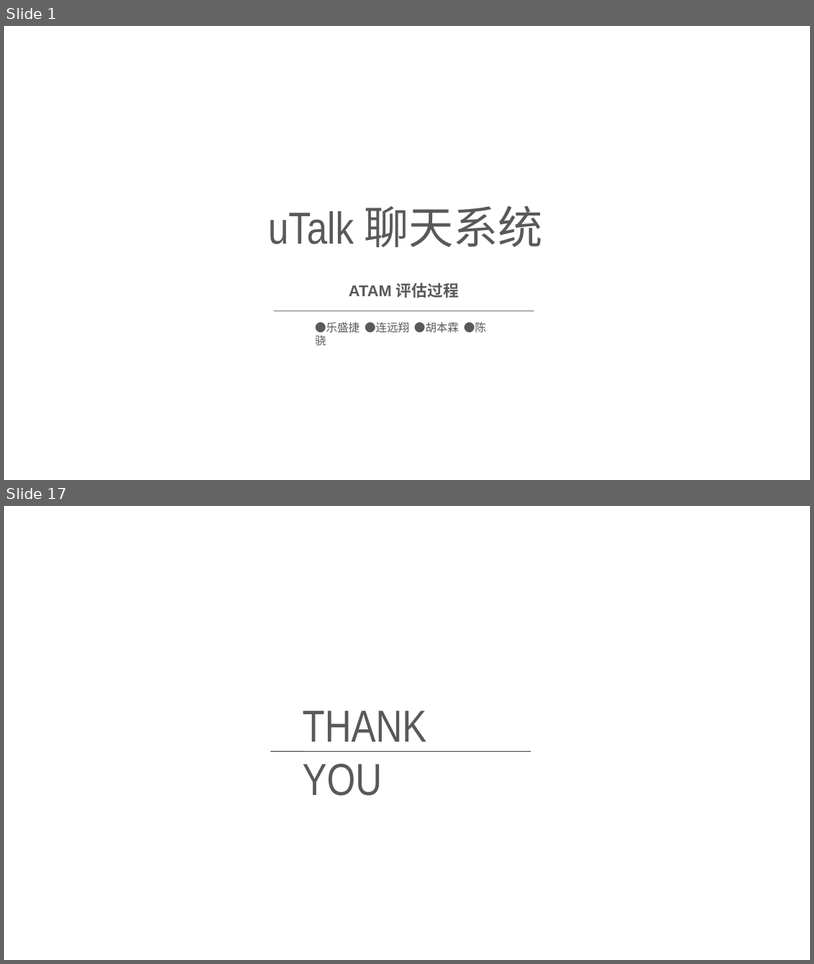
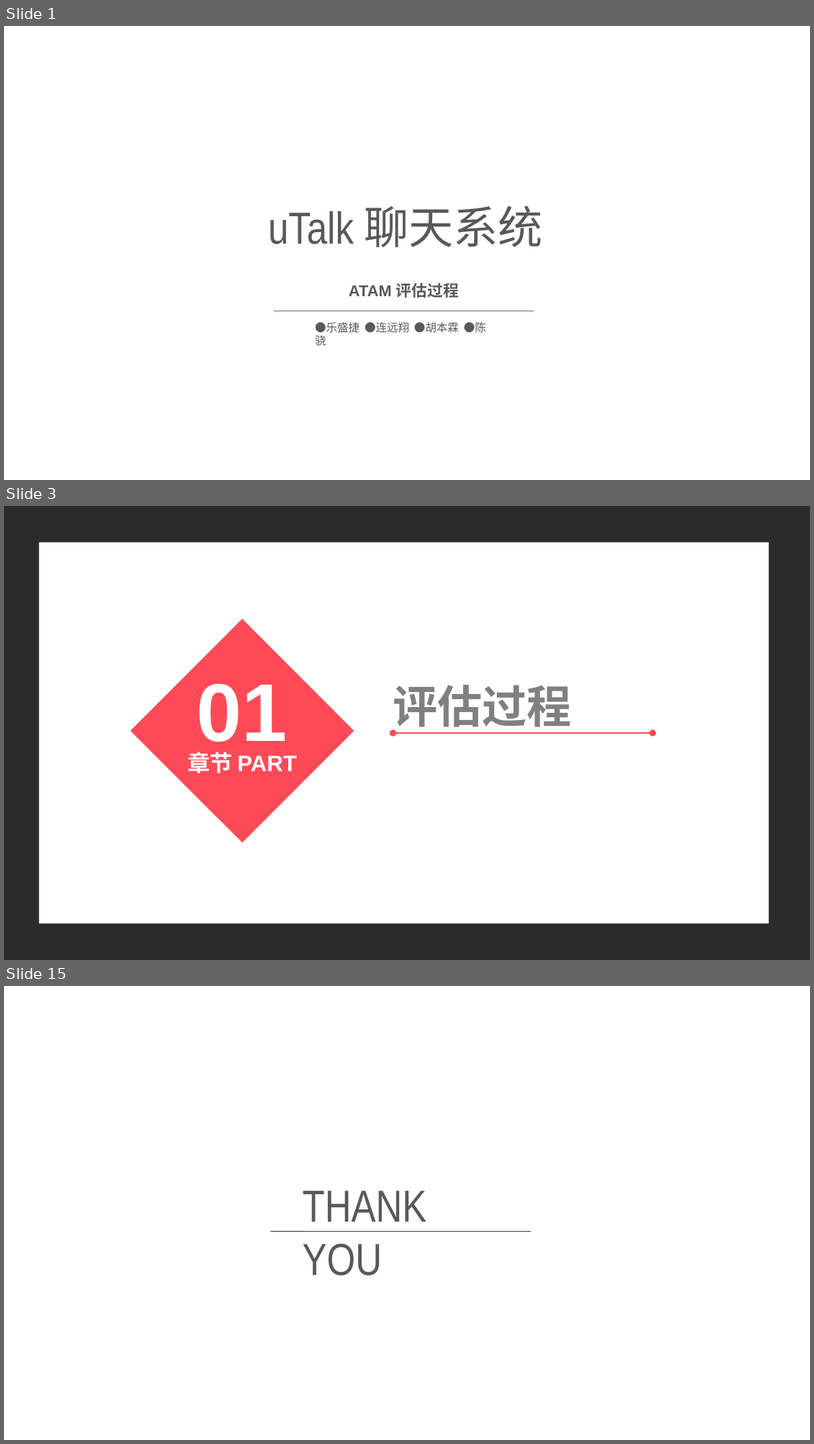
Before and after one commit to Almarduke/ArchitectureBigHomework, a slide deck: PPT/ATAM演示.pptx. Shown one above the other, each under a label of ours: slides 1 and 17 before the commit, slides 1, 3 and 15 after it; the slides between them are not shown. The pictures are 814x964 and 814x1444 pixels, drawn with LibreOffice and Linux fonts; fonts in the diff are those of the drawing; background and template pictures are left out; a plain dark background stands for a picture behind light text. Boxes give left, top, right and bottom in pixels: in the first picture for what was removed or moved away, otherwise in the second. Text is boxed around its words. In the diff, an @@ line names an element or a change of style, - is before the commit and + after.

```diff
--- a/PPT/ATAM演示.pptx
+++ b/PPT/ATAM演示.pptx
@@ slide 3 added at bbox=[4, 506, 810, 960], background picture (left out) @@
@@ rectangle added at bbox=[39, 542, 769, 923], fill #FFFFFF @@
@@ freeform shape added at bbox=[131, 619, 354, 842], fill #FF4957 @@
@@ text added at bbox=[197, 683, 288, 756], 73 pt, text #FFFFFF, bold @@
+01
@@ text added at bbox=[393, 685, 572, 734], 40 pt, text #808080, bold @@
+评估过程
@@ double arrow added from (394, 733) to (653, 733), #FF4957 1 pt @@
@@ text added at bbox=[188, 752, 296, 773], 20 pt, text #FFFFFF, bold @@
+章节 PART
@@ what was slide 17 is now slide 15 @@
```
Also in this commit, not shown: 5 slides changed, 7 other slides added, 27 slides removed, 1 other file.
